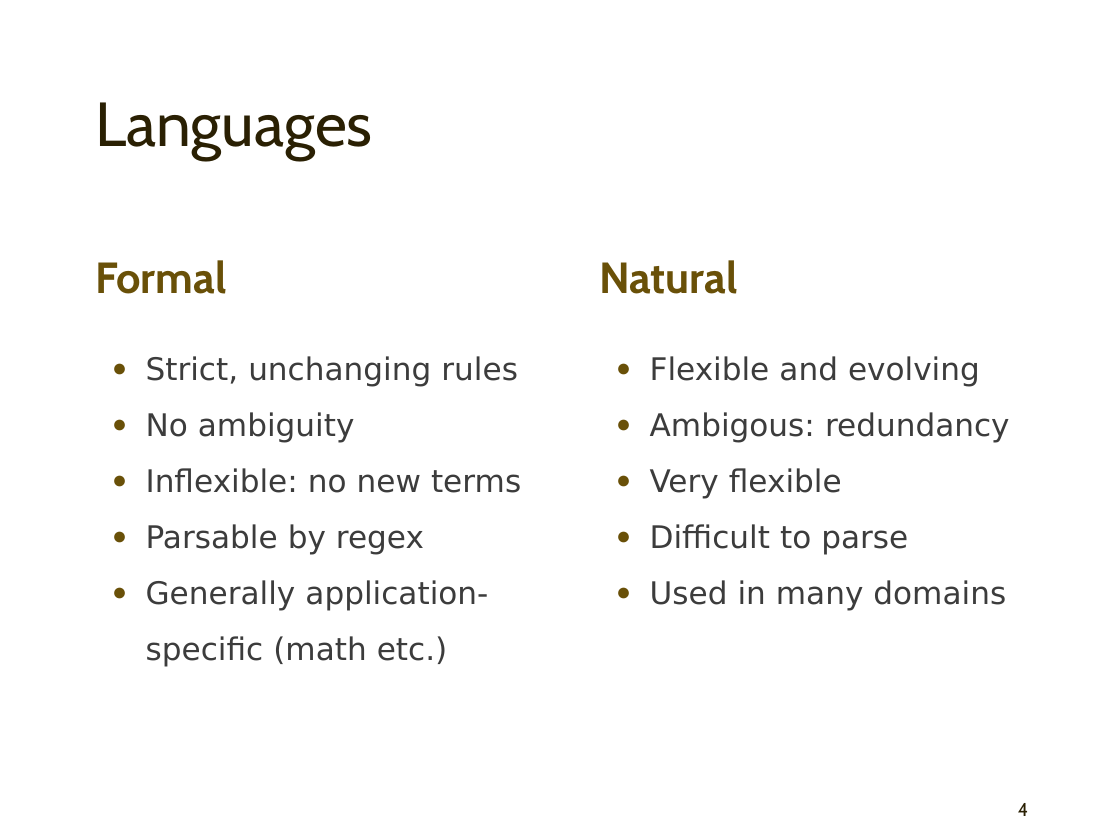
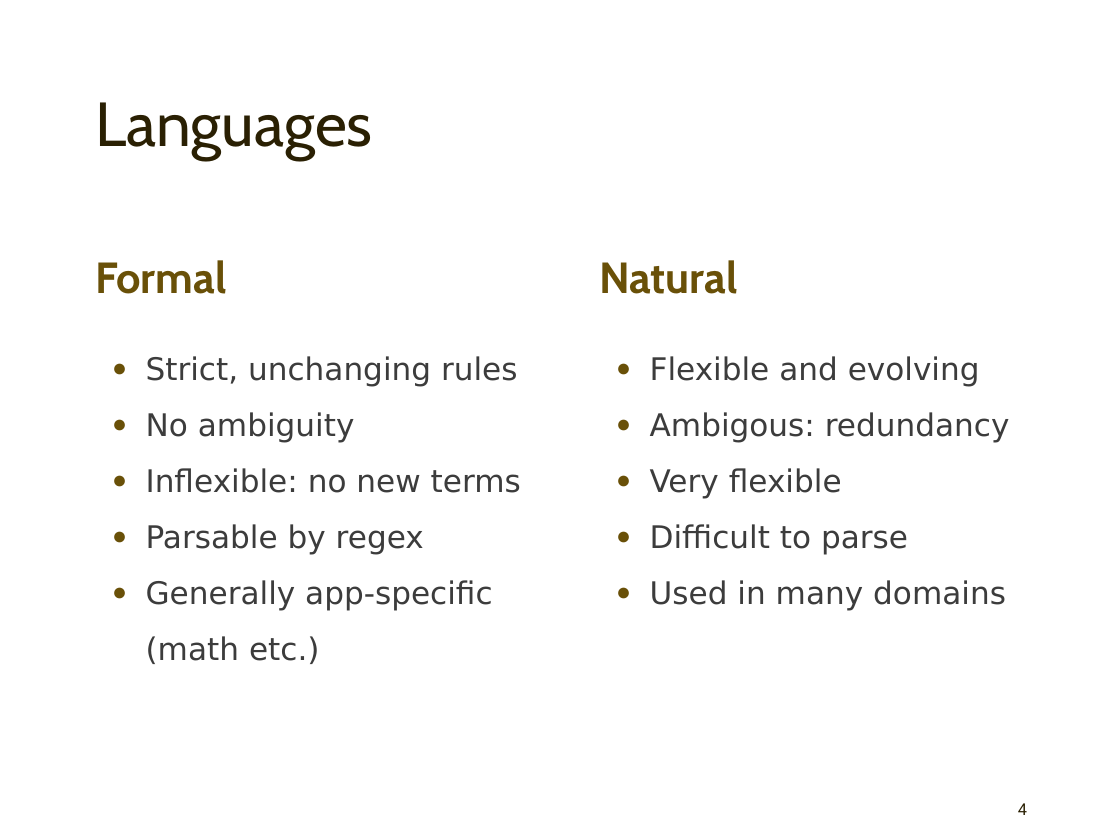
Before and after one commit to mahozad/presentations, a slide deck: slide 4 of nltk.pptx. Drawn at 1120x840 pixels with LibreOffice and Linux fonts; fonts in the diff are those of the drawing. Boxes give left, top, right and bottom in pixels: in the first picture for what was removed or moved away, otherwise in the second. Text is boxed around its words. In the diff, an @@ line names an element or a change of style, - is before the commit and + after.

```diff
--- a/nltk.pptx
+++ b/nltk.pptx
@@ text at (146,580,492,664): text changed @@
-● Generally application-specific (math etc.)
+● Generally app-specific (math etc.)
```
Also in this commit, not shown: 13 other slides changed, 2 slides added, 1 slide removed.
